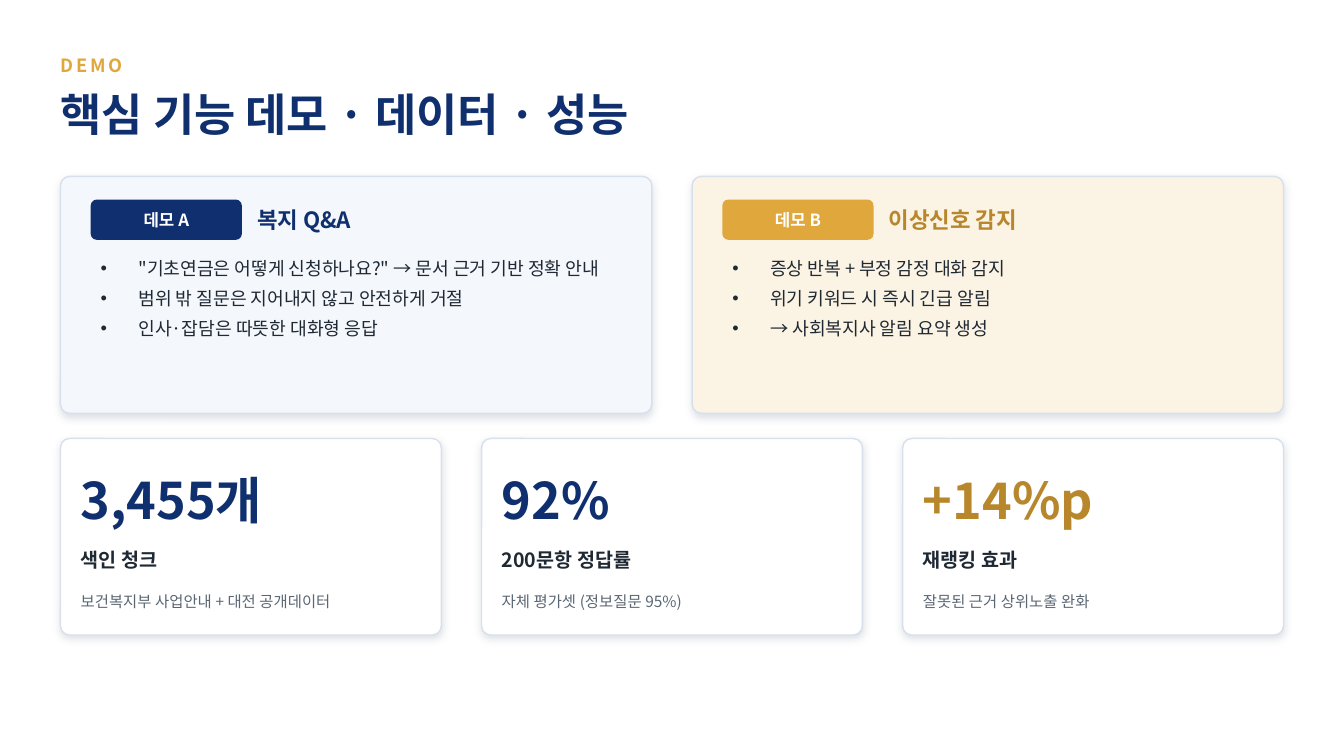
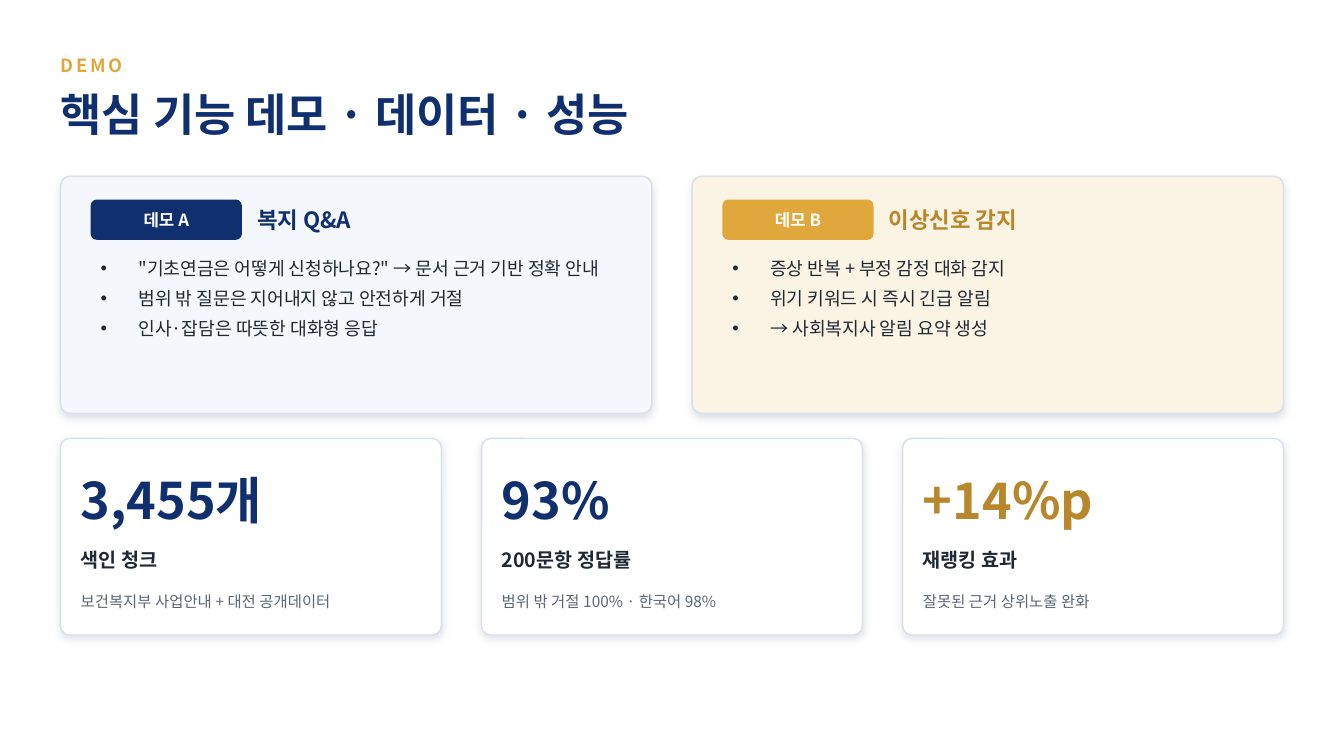
Before and after one commit to minthukyaw488-commits/ondevice_llm, a slide deck: slide 6 of docs/welfare_ai_10min.pptx. Drawn at 1344x756 pixels with LibreOffice and Linux fonts; fonts in the diff are those of the drawing. Boxes give left, top, right and bottom in pixels: in the first picture for what was removed or moved away, otherwise in the second. Text is boxed around its words. In the diff, an @@ line names an element or a change of style, - is before the commit and + after.

```diff
--- a/docs/welfare_ai_10min.pptx
+++ b/docs/welfare_ai_10min.pptx
@@ text at (502,481,610,520): text changed @@
-92%
+93%
@@ text at (502,594,716,608): text changed @@
-자체 평가셋 (정보질문 95%)
+범위 밖 거절 100% · 한국어 98%
```
Also in this commit, not shown: 2 other files.
